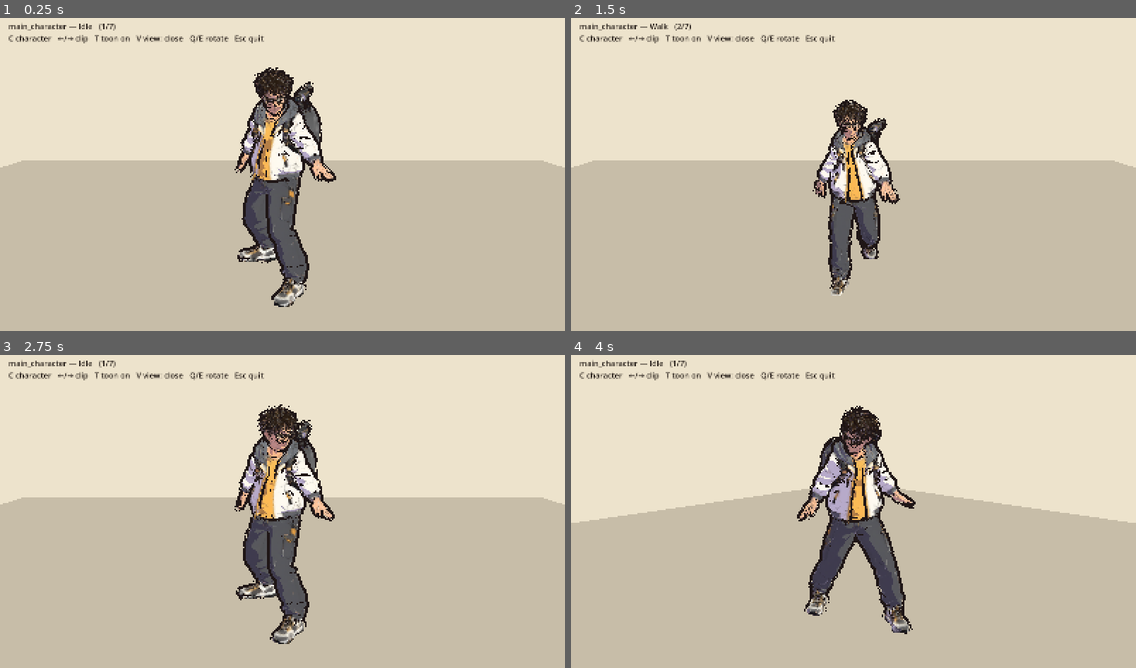
Above: before the commit, frames 1-4 (two rows, left to right).
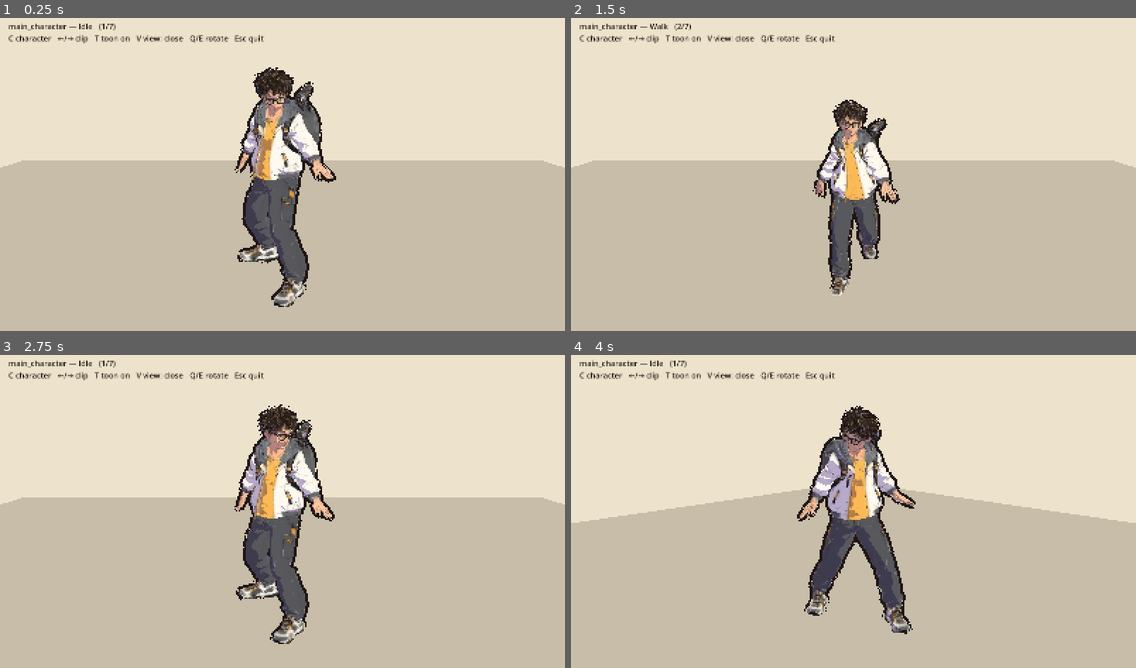
Above: after the commit, the same moments.

Repository: matthewsirbaugh/strategy-game-idea
Game: Godot game, scene res://preview/character_preview.tscn
The game is run twice, just before and just after one commit, with the same random seed, the same clock (stepped at 60 frames per second) and the same inputs. This scene is started directly instead of the project's main scene.
Inputs (mouse positions are in pixels of both pictures, inside the frame that each line leads up to):
- Up to frame 1 (0.25 s): no input
- Up to frame 2 (1.5 s): tap Enter at 0.5 s; move the mouse to (825, 237) at 0.52 s; hold Right from 0.53 s (still down); tap S (camera_back) at 0.6 s; click (825, 237) at 0.67 s; move the mouse to (1023, 221) at 1.27 s; tap W (camera_forward) at 1.35 s
- Up to frame 3 (2.75 s): move the mouse to (113, 461) at 2.02 s; release Right at 2.03 s; hold Left from 2.03 s (still down); tap A (camera_left) at 2.1 s
- Up to frame 4 (4 s): keep holding Left; move the mouse to (881, 508) at 2.77 s; tap D (camera_right) at 2.85 s; click (881, 508) at 2.92 s; move the mouse to (768, 430) at 3.52 s; hold Q (camera_rotate_left) from 3.53 s (still down)

The runs differ from the first frame. In frame 1, 0.7% of the frame differs, in the area x 42-59%, y 16-87%; in frame 2, 0.5%; in frame 3, 0.7%; in frame 4, 0.6%.

Commit message:
Ink only the outer silhouette: the toon pass marks the stencil and the outline skips it
Co-Authored-By: Claude Opus 5.5 <noreply@anthropic.com>

Diff:
--- a/game/art/shaders/ink_outline.gdshader
+++ b/game/art/shaders/ink_outline.gdshader
@@ -1,6 +1,9 @@
 shader_type spatial;
 // Inverted-hull ink line, pushed out in screen space so it stays the same width at any zoom.
+// It skips pixels toon.gdshader marked, so only the outer silhouette gets a line. Stencil reads
+// only work in the transparent pass, which is why it sets ALPHA.
 render_mode unshaded, cull_front;
+stencil_mode read, compare_not_equal, 1;
 
 uniform vec3 ink : source_color = vec3(0.13, 0.1, 0.1);
 uniform float width_pixels = 2.0;
@@ -14,4 +17,5 @@
 
 void fragment() {
 	ALBEDO = ink;
+	ALPHA = 1.0;
 }
--- a/game/art/shaders/toon.gdshader
+++ b/game/art/shaders/toon.gdshader
@@ -2,6 +2,8 @@
 // Flat cel shading: two tones from a fixed key light, so every model reads the same regardless of
 // scene lighting. Shadows are tinted rather than darkened, like painted anime cels.
 render_mode unshaded;
+// Marks the model's pixels so ink_outline.gdshader draws only outside the silhouette.
+stencil_mode write, compare_always, 1;
 
 uniform sampler2D albedo_texture : source_color, filter_linear_mipmap;
 uniform vec3 light_direction = vec3(-0.5, -1.0, -0.4);
